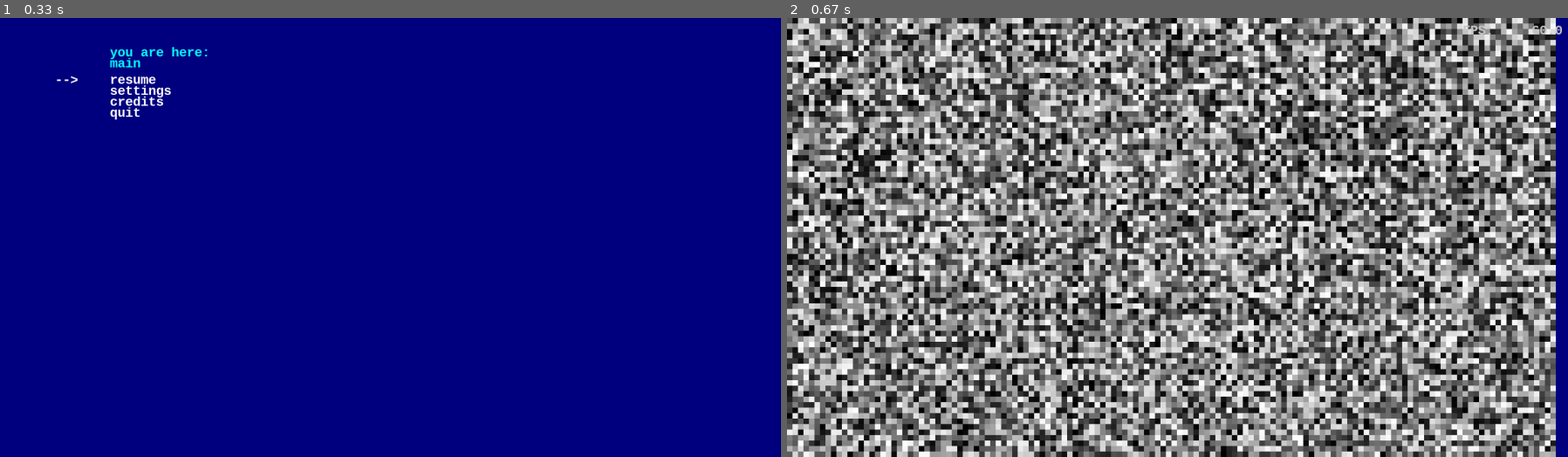
Above: before the commit, frames 1-2 (left to right).
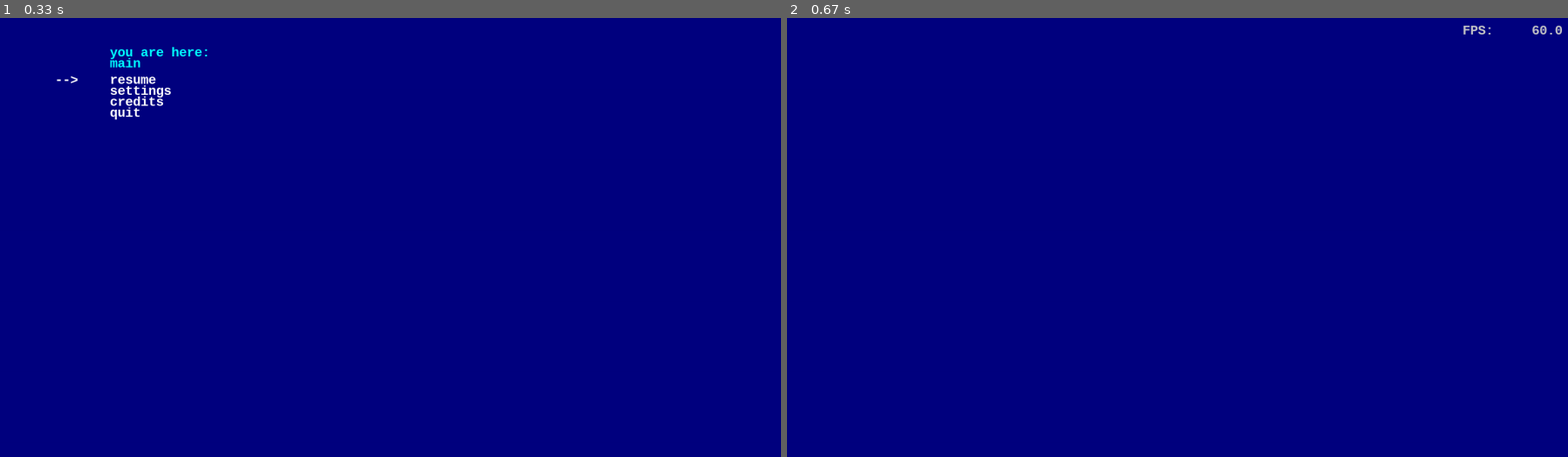
Above: after the commit, the same moments.

Repository: horstjens/catapults3d
Game: pygame game, started from catapult3d.py
Two runs of this game, one before a commit and one after it. Both use one fixed random seed, a clock stepped at 60 frames per second and the inputs below.
Inputs:
- Up to frame 1 (0.33 s): no input
- Up to frame 2 (0.67 s): tap Enter at 0.33 s

Frame 1 is identical in both runs. In frame 2, 98% of the frame differs, in the area x 0-99%, y 0-100%.

Commit message:
Update catapult3d.py

Diff:
--- a/catapult3d.py
+++ b/catapult3d.py
@@ -709,7 +709,7 @@
             self.screen.blit(self.background, (0, 0))
 
 
-            self.paint_world()
+            #self.paint_world()
 
             # write text below sprites
             write(self.screen, "FPS: {:8.3}".format(
